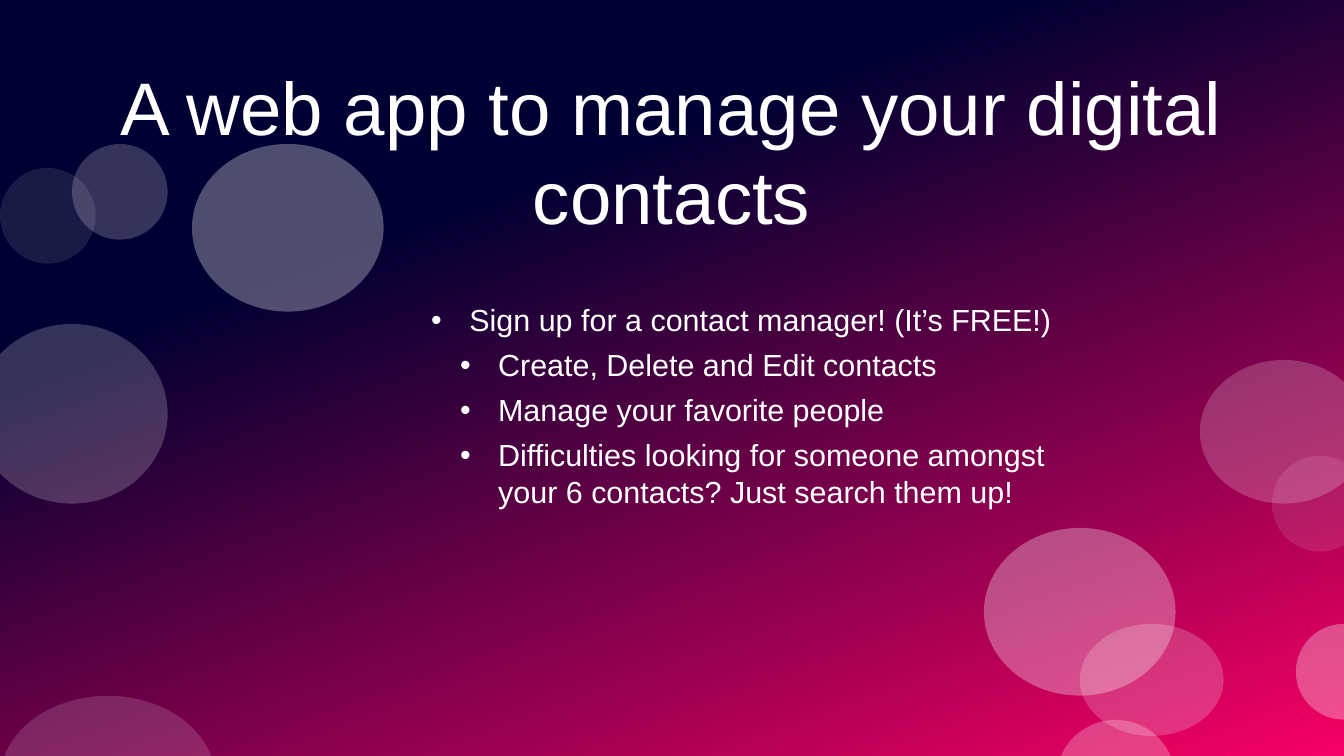
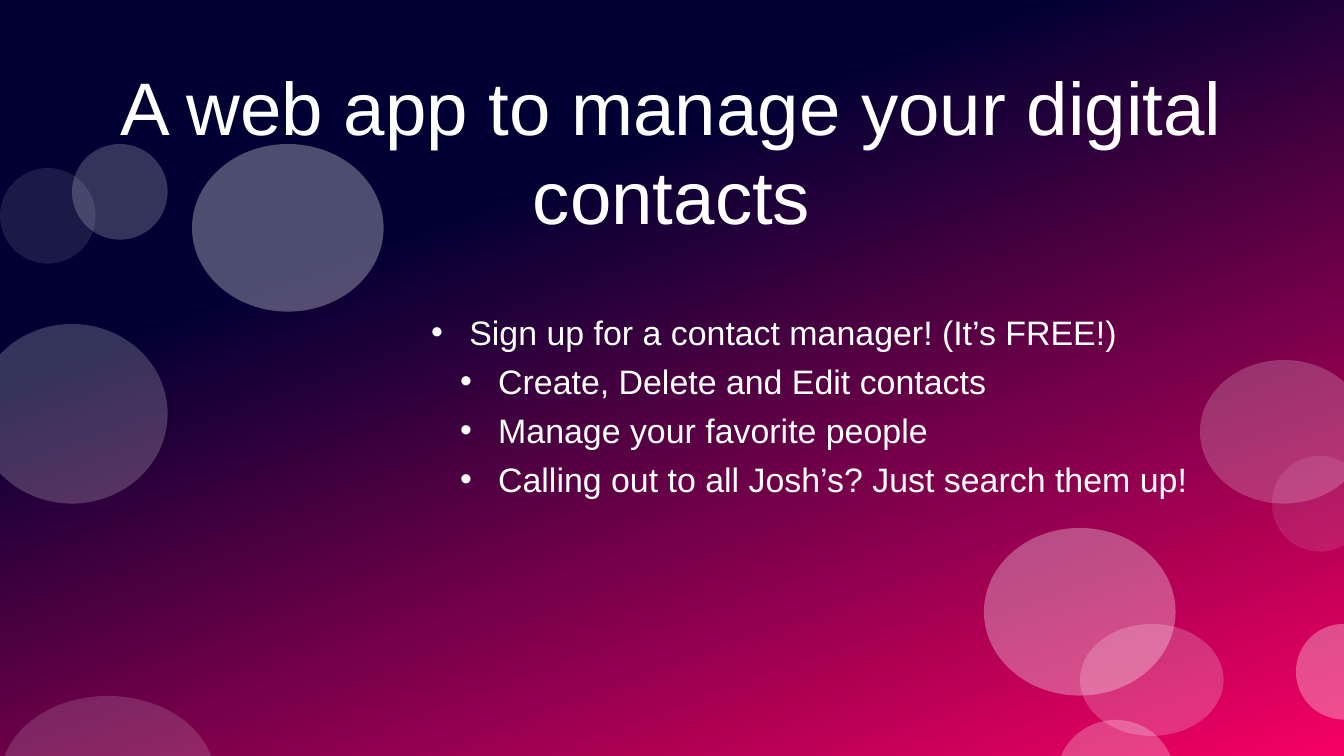
Before and after one commit to PrototypeProto/COP_4331_Small-Project, a slide deck: slide 2 of Pres.pptx. Drawn at 1344x756 pixels with LibreOffice and Linux fonts; fonts in the diff are those of the drawing. Boxes give left, top, right and bottom in pixels: in the first picture for what was removed or moved away, otherwise in the second. Text is boxed around its words. In the diff, an @@ line names an element or a change of style, - is before the commit and + after.

```diff
--- a/Pres.pptx
+++ b/Pres.pptx
@@ subtitle at [469,320,1116,450]: size 18 to 20 pt in "Sign up for a contact manager! (It’s ...", "Create, Delete and Edit contacts", "Manage your favorite people"; indent changed @@
@@ subtitle at [498,467,1187,499]: text changed; size 18 to 20 pt @@
-    • Difficulties looking for someone amongst your 6 contacts? Just search them up!
+    • Calling out to all Josh’s? Just search them up!
```
Also in this commit, not shown: 14 other slides changed, 2 slides added, 2 slides removed.
